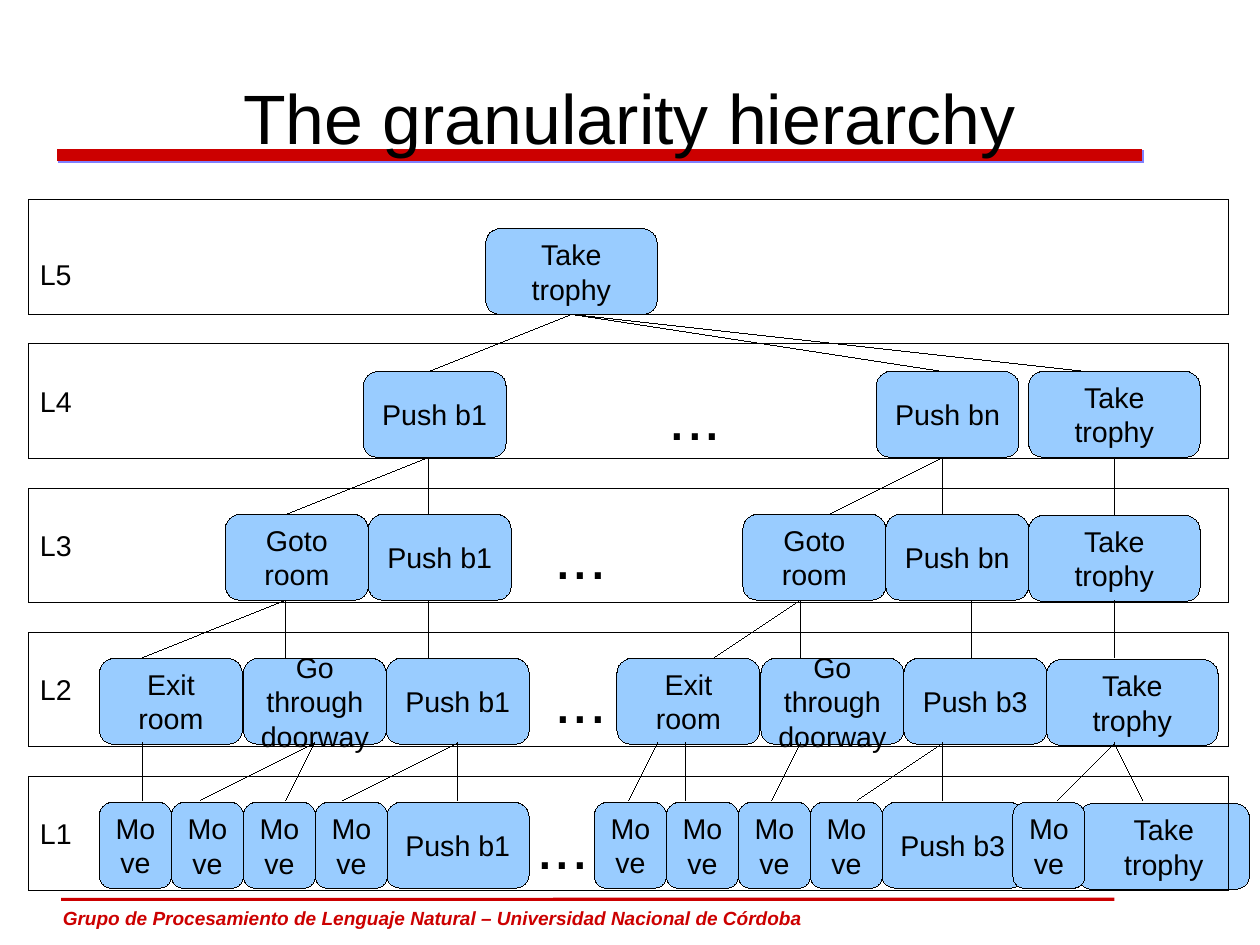
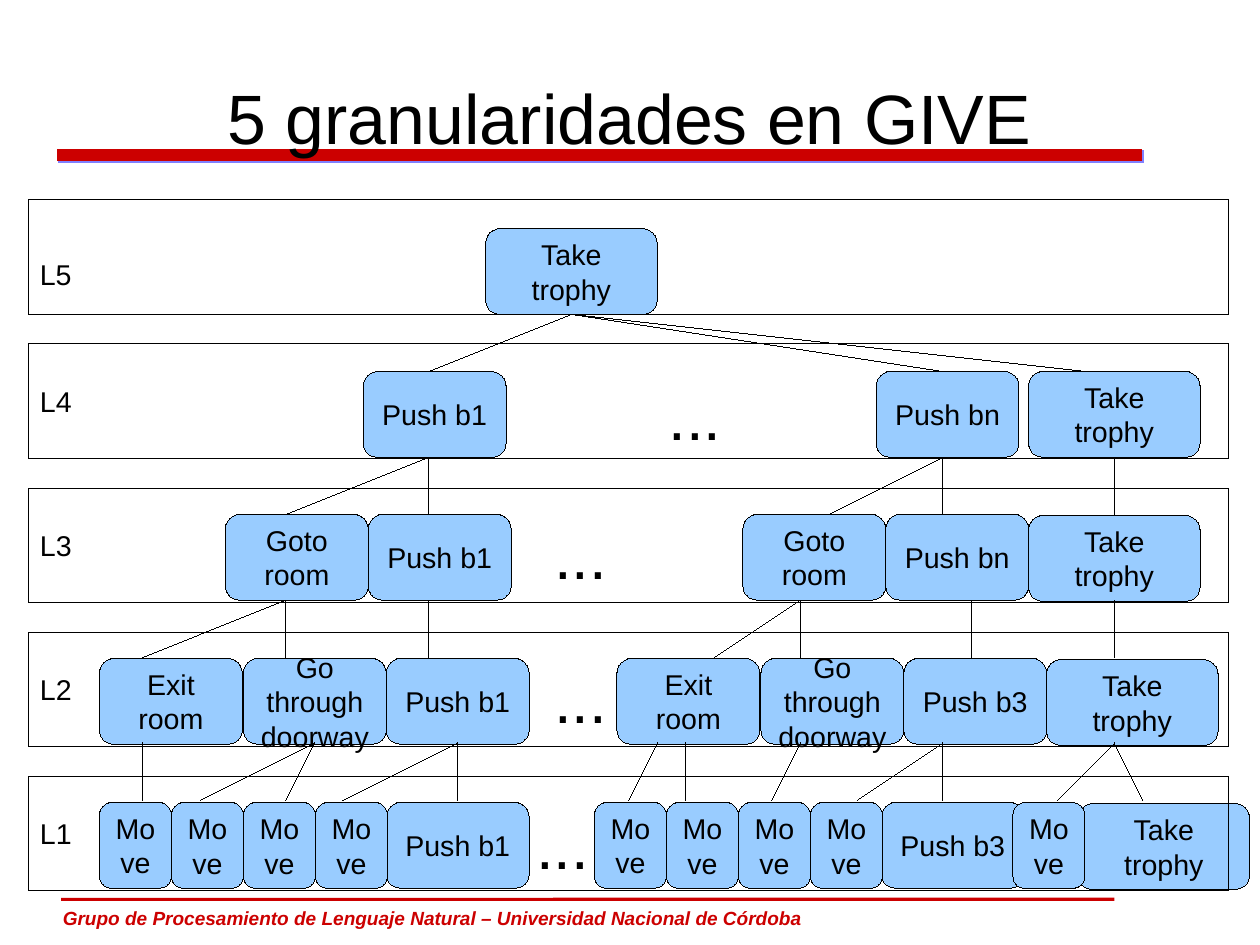
Before and after one commit to carlosareces/elic10, a slide deck: slide 17 of slides/dia5.odp (slide 16 before the commit). Drawn at 1260x945 pixels with LibreOffice and Linux fonts; fonts in the diff are those of the drawing; background and template pictures are left out. Boxes give left, top, right and bottom in pixels: in the first picture for what was removed or moved away, otherwise in the second. Text is boxed around its words. In the diff, an @@ line names an element or a change of style, - is before the commit and + after.

```diff
--- a/slides/dia5.odp
+++ b/slides/dia5.odp
@@ title at [228, 93, 1031, 157]: text changed @@
-The granularity hierarchy
+5 granularidades en GIVE
```
Also in this commit, not shown: 8 other slides changed, 4 slides added.
